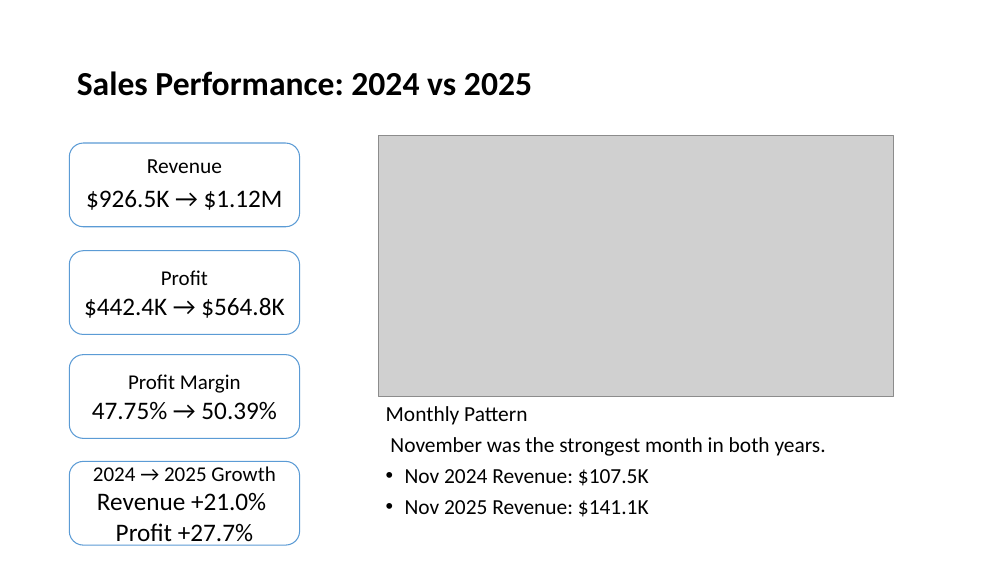
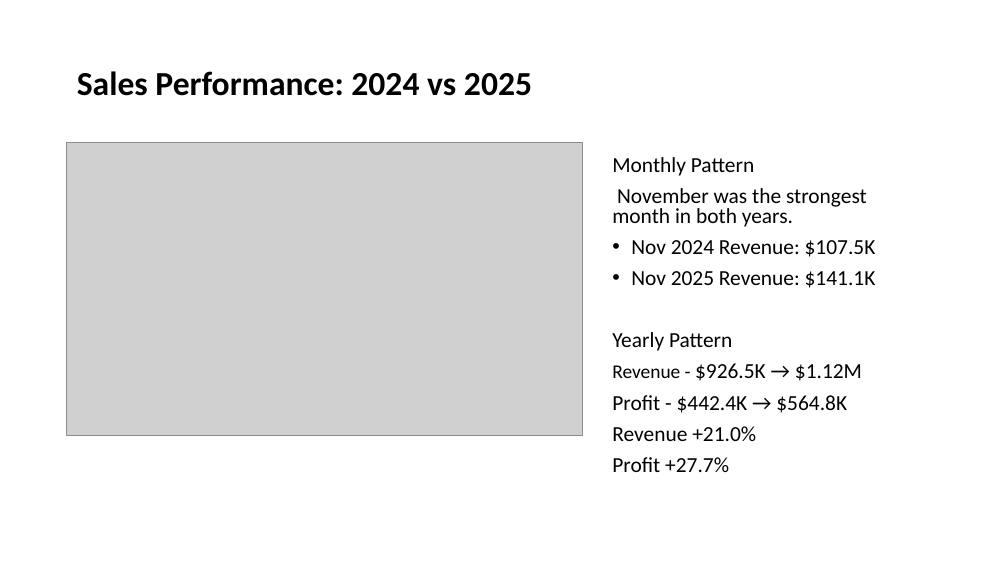
Before and after one commit to keertigurung/Wayfair-Ecommerce-Sales-Profitability-Analysis, a slide deck: slide 5 of presentation/WayFair E-commerce Analysis.pptx. Drawn at 1008x567 pixels with LibreOffice and Linux fonts; fonts in the diff are those of the drawing; grey boxes stand for pictures. Boxes give left, top, right and bottom in pixels: in the first picture for what was removed or moved away, otherwise in the second. Text is boxed around its words. In the diff, an @@ line names an element or a change of style, - is before the commit and + after.

```diff
--- a/presentation/WayFair E-commerce Analysis.pptx
+++ b/presentation/WayFair E-commerce Analysis.pptx
@@ picture: place and size @@
-picture at bbox=[378, 136, 894, 397]
+picture at bbox=[67, 142, 582, 435]
@@ text removed at bbox=[70, 143, 300, 227] @@
-Revenue
-$926.5K → $1.12M
@@ text "Monthly Pattern": place and size @@
-text "Monthly Pattern" at bbox=[386, 406, 826, 517]
+text "Monthly Pattern" at bbox=[612, 157, 876, 472]
@@ rounded rectangle removed at bbox=[70, 251, 300, 335] @@
-Profit
-$442.4K → $564.8K
@@ rounded rectangle removed at bbox=[70, 355, 300, 439] @@
-Profit Margin
-47.75% → 50.39%
@@ text at bbox=[612, 332, 862, 472]: paragraphs added @@
+Yearly Pattern
+Revenue - $926.5K → $1.12M
+Profit - $442.4K → $564.8K
+Revenue +21.0%
+Profit +27.7%
@@ rounded rectangle removed at bbox=[70, 461, 300, 545] @@
-2024 → 2025 Growth
-Revenue +21.0% Profit +27.7%
```
Also in this commit, not shown: 4 other slides changed.
